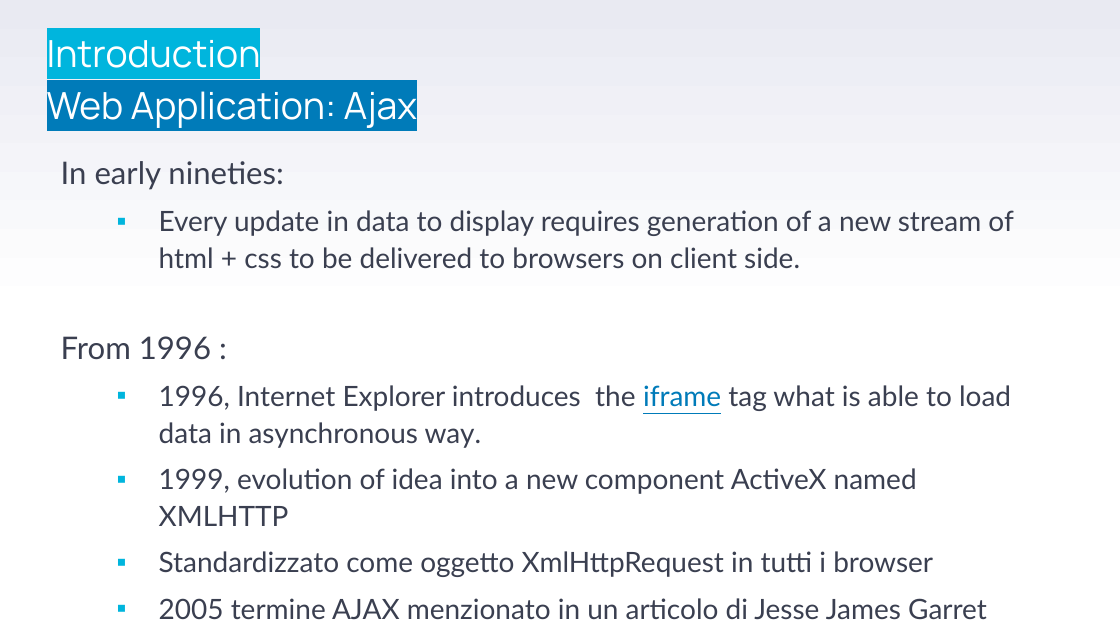
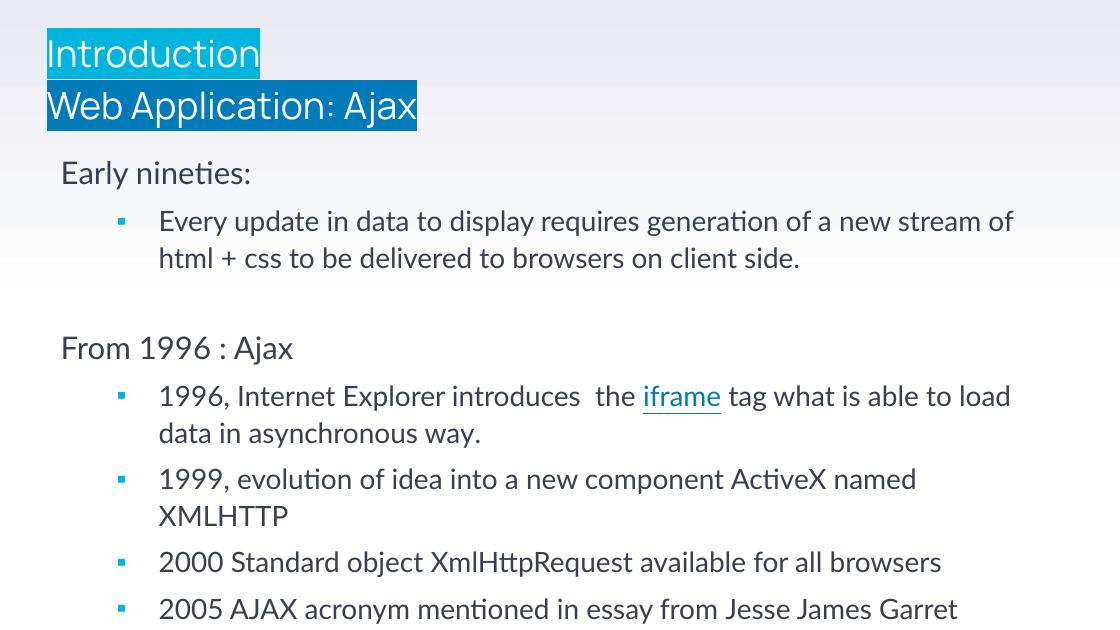
Before and after one commit to stefanofiorenza/KNITS, a slide deck: slide 12 of Programs/Trainings/01-FE/BasicJS/KNITS-Javascript.pptx (slide 11 before the commit). Drawn at 1120x630 pixels with LibreOffice and Linux fonts; fonts in the diff are those of the drawing; background and template pictures are left out. Boxes give left, top, right and bottom in pixels: in the first picture for what was removed or moved away, otherwise in the second. Text is boxed around its words. In the diff, an @@ line names an element or a change of style, - is before the commit and + after.

```diff
--- a/Programs/Trainings/01-FE/BasicJS/KNITS-Javascript.pptx
+++ b/Programs/Trainings/01-FE/BasicJS/KNITS-Javascript.pptx
@@ text at (61, 161, 252, 190): text changed @@
-In early nineties:
+Early nineties:
@@ text at (61, 336, 293, 365): text changed @@
-From 1996 :
+From 1996 : Ajax
@@ text at (159, 551, 958, 624): text changed @@
-  ▪ Standardizzato come oggetto XmlHttpRequest in tutti i browser
-  ▪ 2005 termine AJAX menzionato in un articolo di Jesse James Garret
+  ▪ 2000 Standard object XmlHttpRequest available for all browsers
+  ▪ 2005 AJAX acronym mentioned in essay from Jesse James Garret
```
Also in this commit, not shown: 7 other slides changed, 16 slides added, 16 slides removed, 2 other files.
